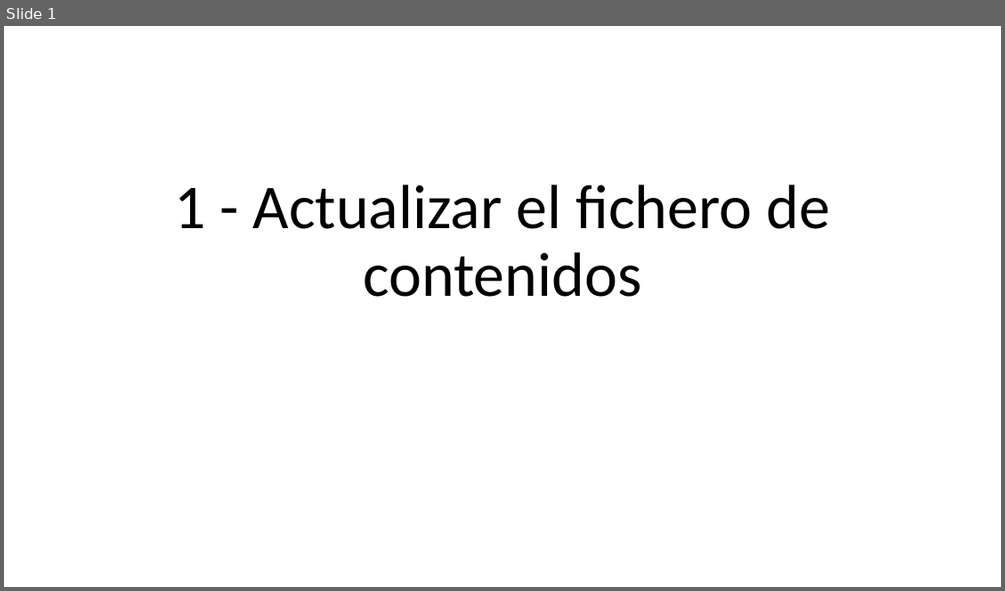
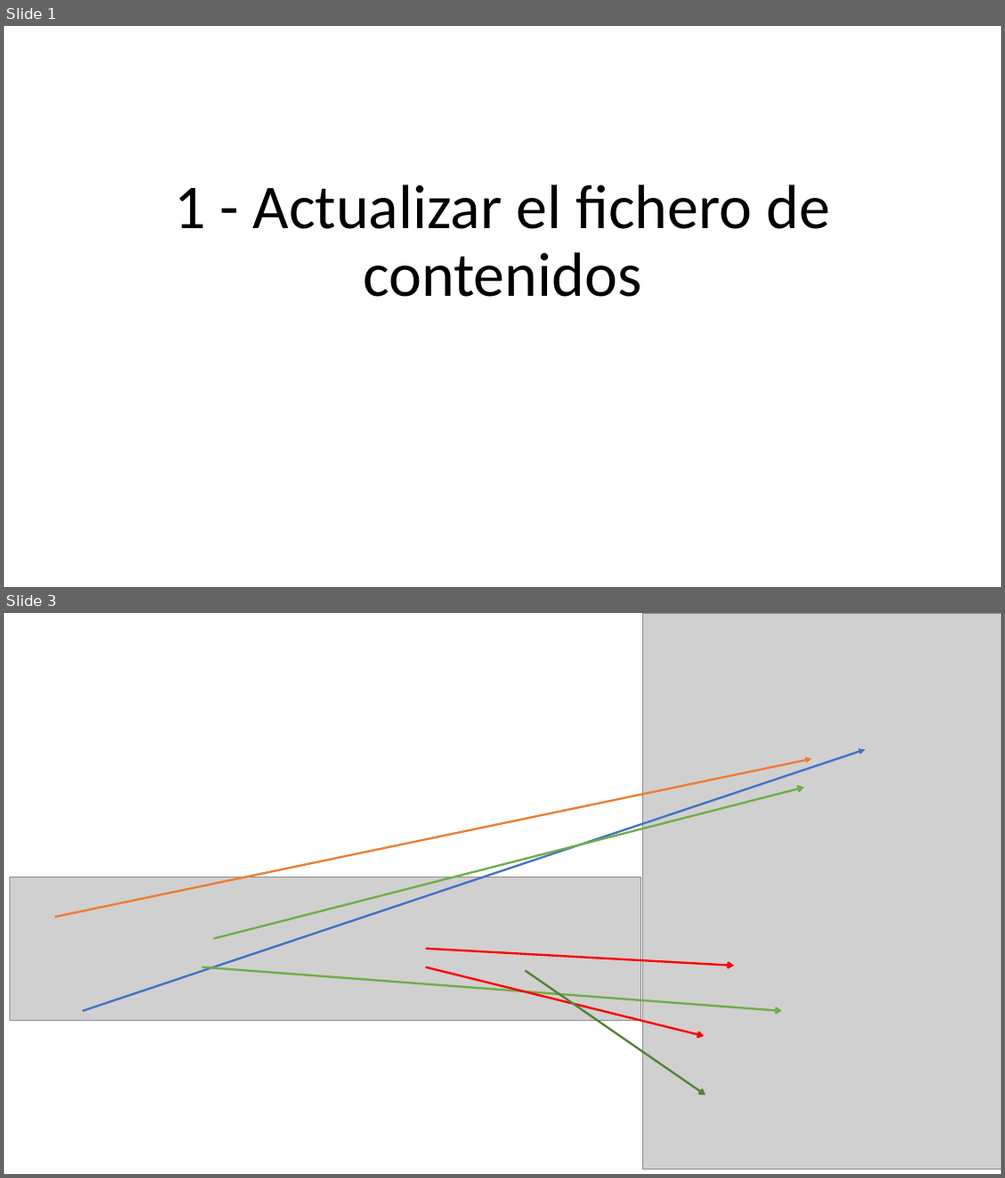
Before and after one commit to AsterBCN/newsletter, a slide deck: Documents/Newsletter.pptx. Shown one above the other, each under a label of ours: slide 1 before the commit, slides 1 and 3 after it; the slides between them are not shown. The pictures are 1005x591 and 1005x1178 pixels, drawn with LibreOffice and Linux fonts; fonts in the diff are those of the drawing; grey boxes stand for pictures. Boxes give left, top, right and bottom in pixels: in the first picture for what was removed or moved away, otherwise in the second. Text is boxed around its words. In the diff, an @@ line names an element or a change of style, - is before the commit and + after.

```diff
--- a/Documents/Newsletter.pptx
+++ b/Documents/Newsletter.pptx
@@ slide 3 added at box(4, 613, 1001, 1174), background #FFFFFF @@
@@ picture added at box(643, 613, 1001, 1168) @@
@@ arrow added from (55, 916) to (811, 759), #ED7D31 2 pt @@
@@ arrow added from (82, 1011) to (866, 749), #4472C4 2 pt @@
@@ arrow added from (213, 938) to (804, 787), #70AD47 2 pt @@
@@ picture added at box(9, 877, 641, 1021) @@
@@ arrow added from (426, 948) to (734, 965), #FF0000 2 pt @@
@@ arrow added from (202, 966) to (782, 1011), #70AD47 2 pt @@
@@ arrow added from (426, 966) to (704, 1037), #FF0000 2 pt @@
@@ arrow added from (526, 971) to (705, 1094), #548235 2 pt @@
```
Also in this commit, not shown: 1 other slide added, 4 other files.
